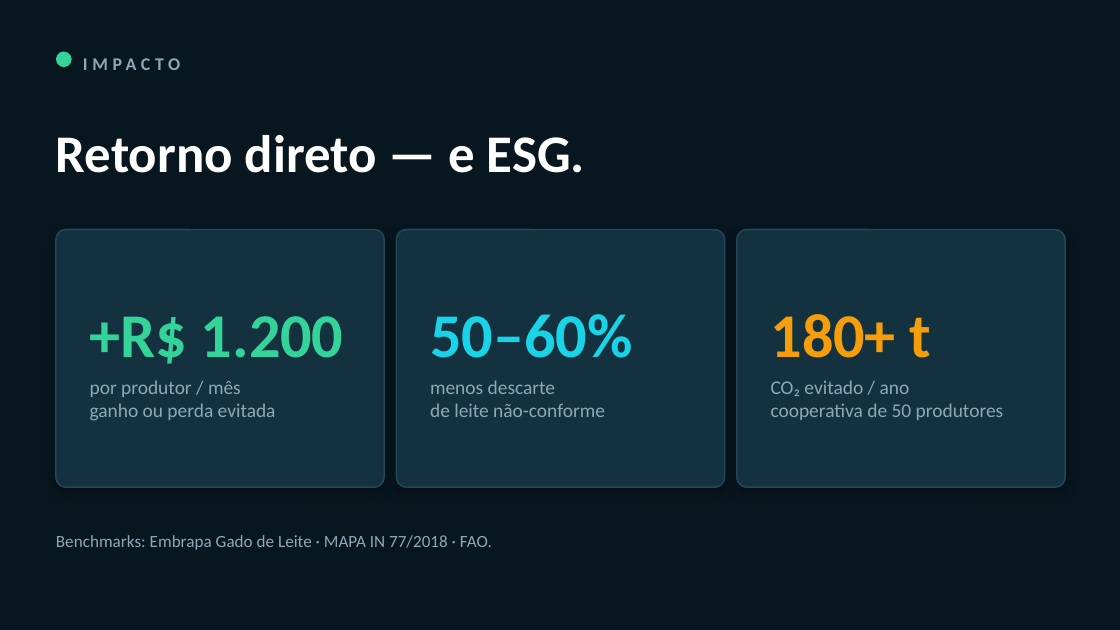
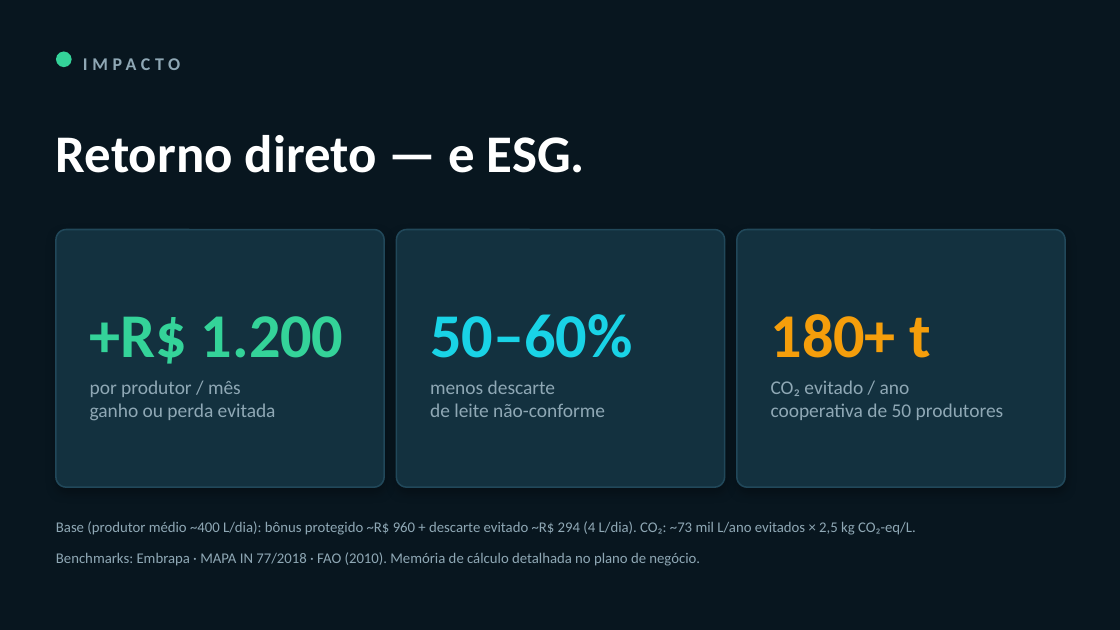
Before and after one commit to usinaconsultoriaeminteligencia/via-leite-sense, a slide deck: slide 6 of prototipo/VIA_LEITE_SENSE_Pitch.pptx. Drawn at 1120x630 pixels with LibreOffice and Linux fonts; fonts in the diff are those of the drawing. Boxes give left, top, right and bottom in pixels: in the first picture for what was removed or moved away, otherwise in the second. Text is boxed around its words. In the diff, an @@ line names an element or a change of style, - is before the commit and + after.

```diff
--- a/prototipo/VIA_LEITE_SENSE_Pitch.pptx
+++ b/prototipo/VIA_LEITE_SENSE_Pitch.pptx
@@ text added at <box>56,521,916,535</box>, 9.5 pt, text #8FA8B5 @@
+Base (produtor médio ~400 L/dia): bônus protegido ~R$ 960 + descarte evitado ~R$ 294 (4 L/dia). CO₂: ~73 mil L/ano evitados × 2,5 kg CO₂-eq/L.
@@ text at <box>56,552,700,566</box>: text changed; size 11 to 9.5 pt @@
-Benchmarks: Embrapa Gado de Leite · MAPA IN 77/2018 · FAO.
+Benchmarks: Embrapa · MAPA IN 77/2018 · FAO (2010). Memória de cálculo detalhada no plano de negócio.
```
Also in this commit, not shown: 1 other slide changed, 2 slides added, 1 slide removed, 40 other files.
